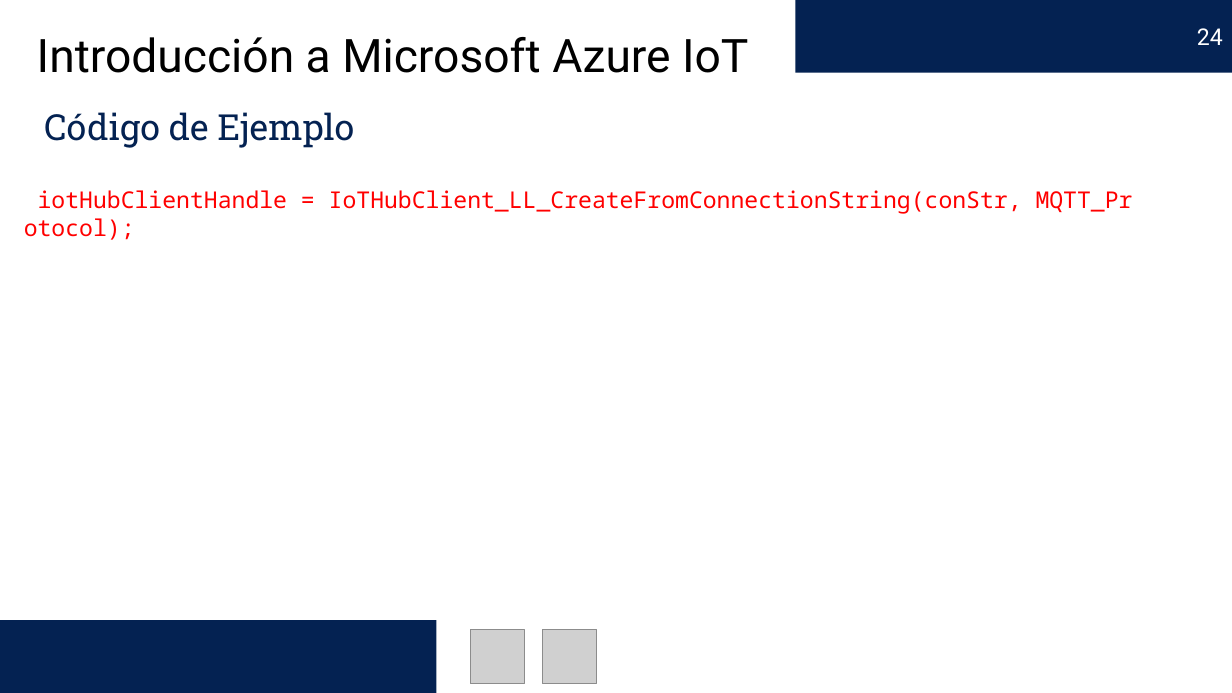
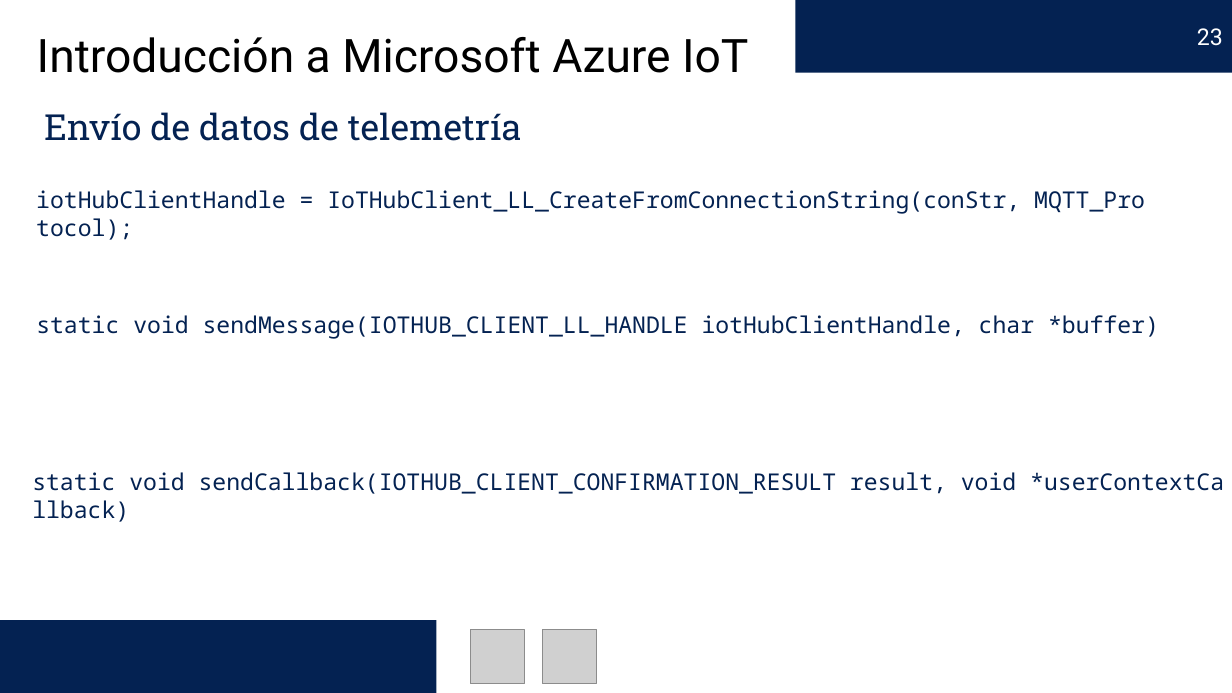
Before and after one commit to edercarmona/AzureIoT, a slide deck: slide 23 of Introducción a Microsoft Azure IoT.pptx (slide 24 before the commit). Drawn at 1232x693 pixels with LibreOffice and Linux fonts; fonts in the diff are those of the drawing; grey boxes stand for pictures. Boxes give left, top, right and bottom in pixels: in the first picture for what was removed or moved away, otherwise in the second. Text is boxed around its words. In the diff, an @@ line names an element or a change of style, - is before the commit and + after.

```diff
--- a/Introducción a Microsoft Azure IoT.pptx
+++ b/Introducción a Microsoft Azure IoT.pptx
@@ page number at [1197, 28, 1223, 46]: text changed @@
-24
+23
@@ text at [44, 112, 522, 141]: text changed @@
-Código de Ejemplo
+Envío de datos de telemetría
@@ text "iotHubClientHandle = IoTHubClient_LL_CreateFromConnectionStr ..." at [36, 190, 1145, 214]: text colour #FF0000 to #042252 @@
@@ text added at [36, 315, 1159, 339], 18 pt, text #042252 @@
+static void sendMessage(IOTHUB_CLIENT_LL_HANDLE iotHubClientHandle, char *buffer)
@@ text added at [32, 472, 1016, 494], 18 pt, text #042252 @@
+static void sendCallback(IOTHUB_CLIENT_CONFIRMATION_RESULT result, void *userContextCallback)
```
Also in this commit, not shown: 6 other slides changed, 1 slide added, 1 other file.
